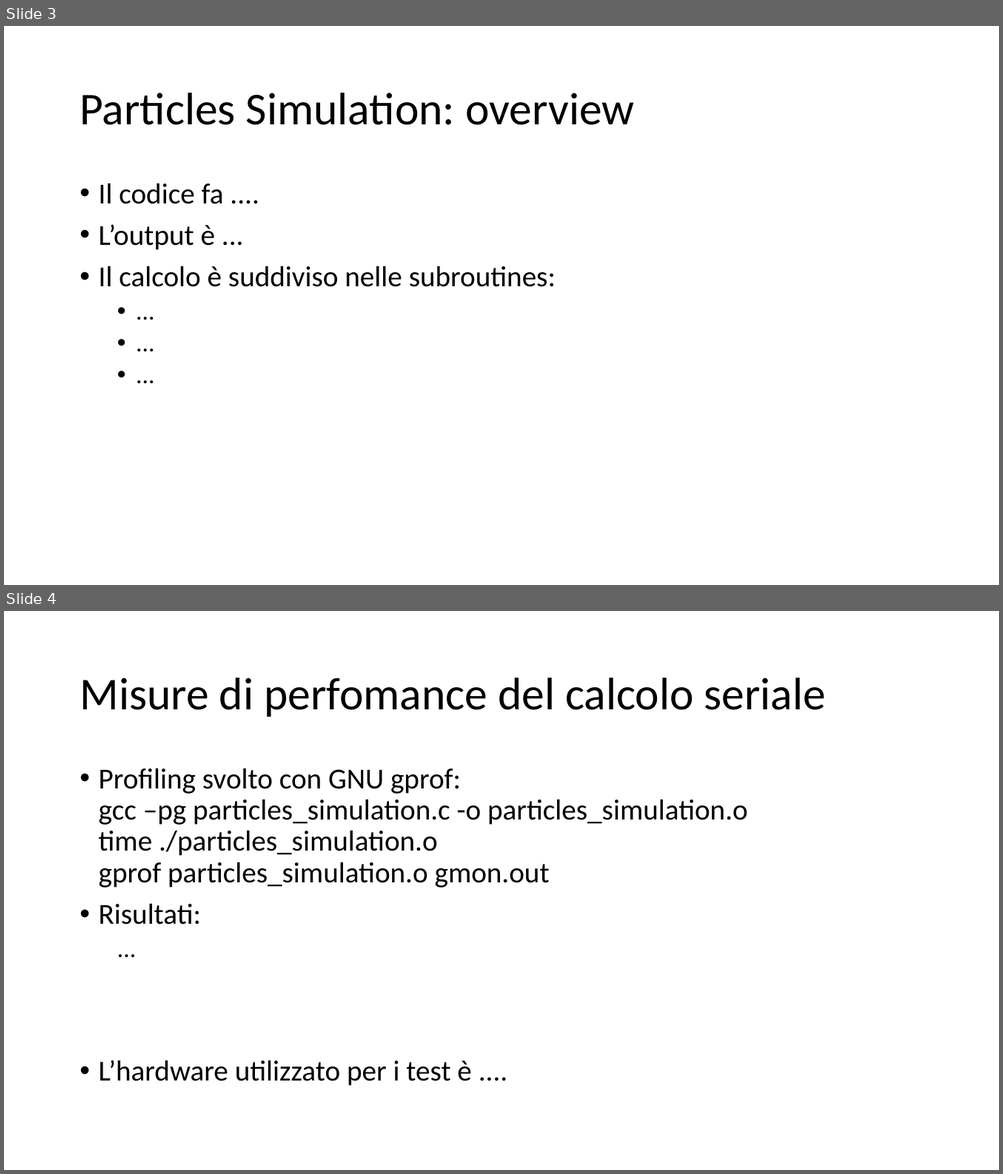
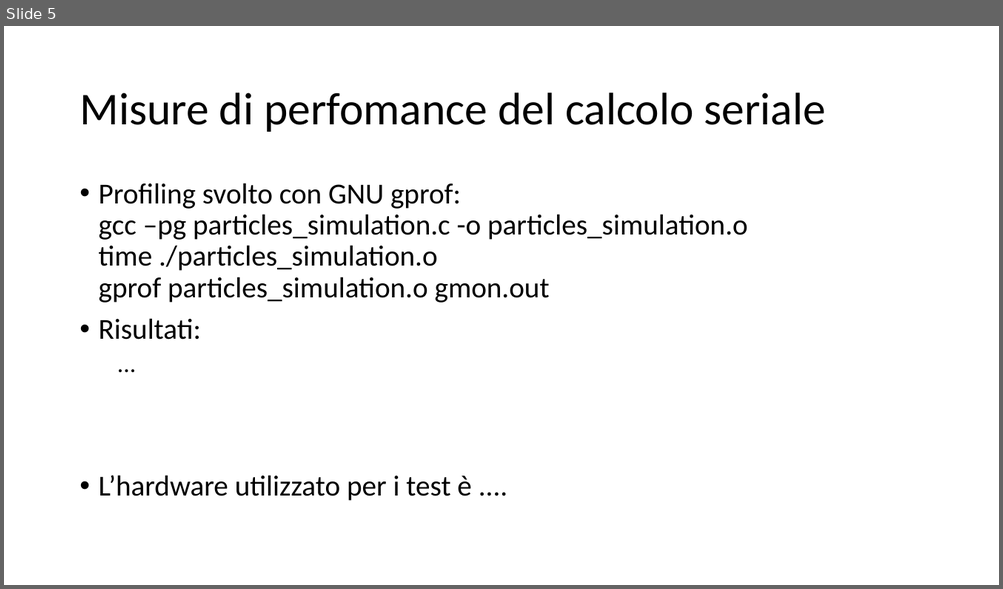
Before and after one commit to piepor/particles-simulation-parallel, a slide deck: presentazione/presentazione.pptx. Shown one above the other, each under a label of ours: slides 3 and 4 before the commit, slide 5 after it. The pictures are 1003x1174 and 1003x589 pixels, drawn with LibreOffice and Linux fonts; fonts in the diff are those of the drawing. Boxes give left, top, right and bottom in pixels: in the first picture for what was removed or moved away, otherwise in the second. Text is boxed around its words. In the diff, an @@ line names an element or a change of style, - is before the commit and + after.

```diff
--- a/presentazione/presentazione.pptx
+++ b/presentazione/presentazione.pptx
@@ slide 3 removed at bbox=[4, 26, 999, 585], background #FFFFFF @@
@@ title removed at bbox=[79, 93, 634, 125] @@
-Particles Simulation: overview
@@ text removed at bbox=[99, 183, 555, 287] @@
-• Il codice fa ....
-• L’output è ...
-• Il calcolo è suddiviso nelle subroutines:
-  • ...
-  • ...
-  • ...
@@ what was slide 4 is now slide 5 @@
```
Also in this commit, not shown: 1 slide changed, 10 slides added, 2 other slides removed, 1 other file.
